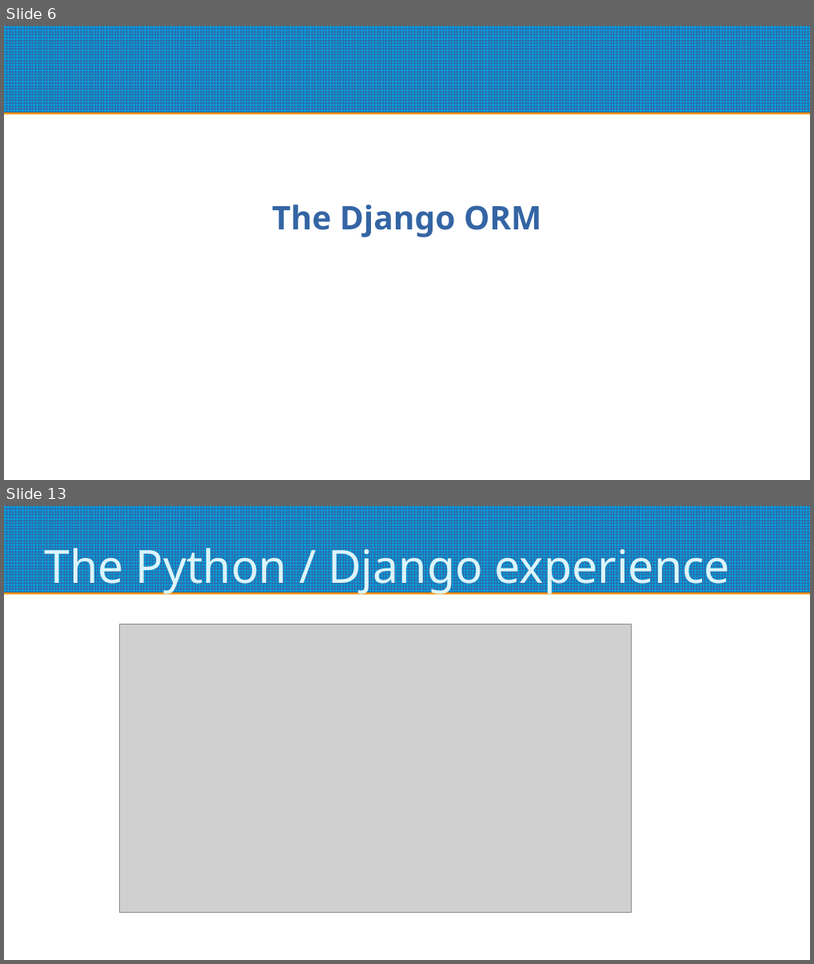
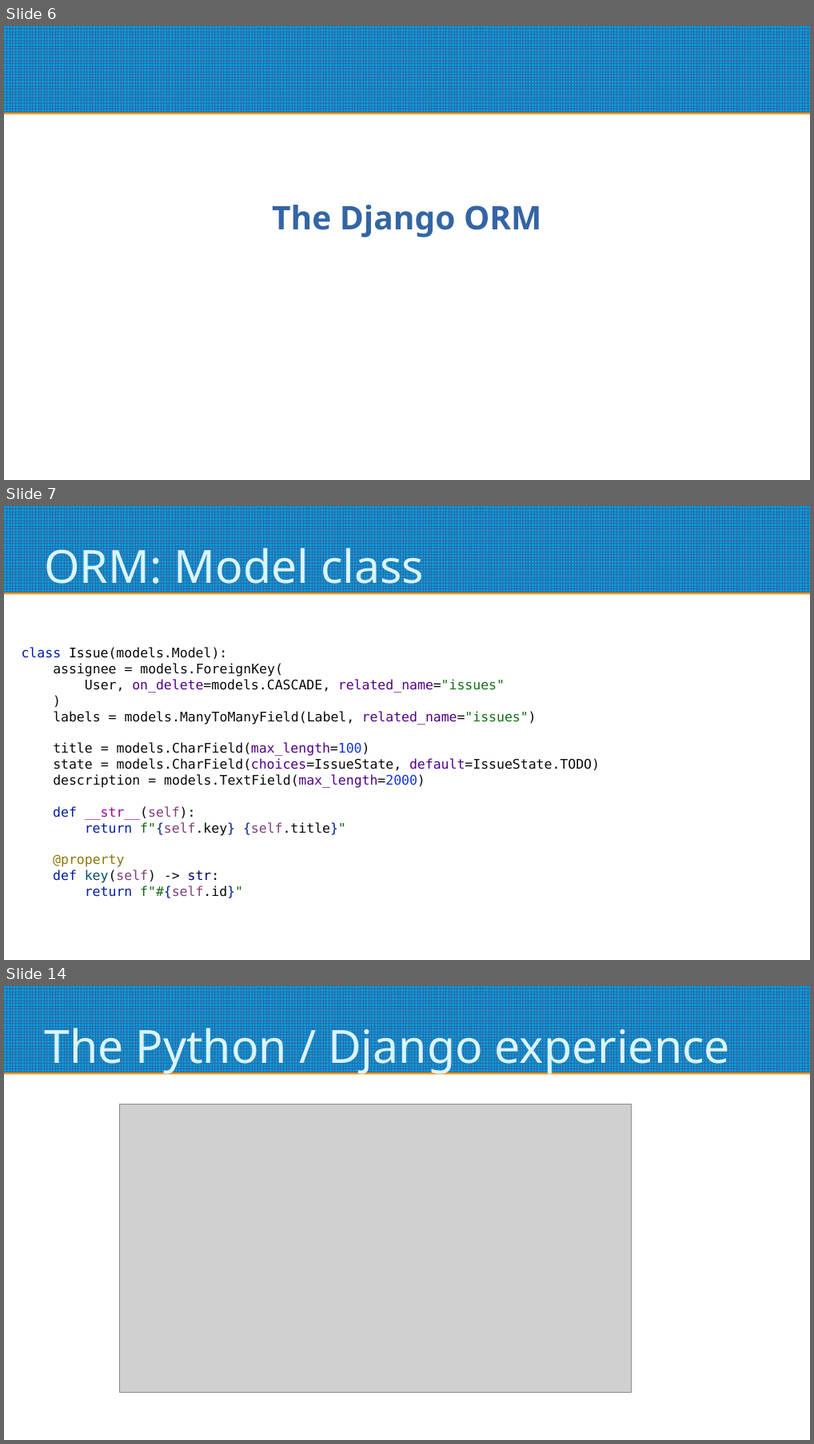
Before and after one commit to roskakori/django-reporting-with-raw-sql, a slide deck: Django reporting with raw SQL.odp. Shown one above the other, each under a label of ours: slides 6 and 13 before the commit, slides 6, 7 and 14 after it; the slides between them are not shown. The pictures are 814x964 and 814x1444 pixels, drawn with LibreOffice and Linux fonts; fonts in the diff are those of the drawing; grey boxes stand for pictures. Boxes give left, top, right and bottom in pixels: in the first picture for what was removed or moved away, otherwise in the second. Text is boxed around its words. In the diff, an @@ line names an element or a change of style, - is before the commit and + after.

```diff
--- a/Django reporting with raw SQL.odp
+++ b/Django reporting with raw SQL.odp
@@ slide 7 added at box(4, 506, 810, 960), background #FFFFFF; not listed: 1 template element that a slide beside it also shows @@
@@ title added at box(44, 540, 424, 595), 45 pt, text #DBF5F9 @@
+ORM: Model class
@@ text added at box(22, 647, 600, 898), 13 pt, text #090909 @@
+class Issue(models.Model):
+assignee = models.ForeignKey(
+User, on_delete=models.CASCADE, related_name="issues"
+)
+labels = models.ManyToManyField(Label, related_name="issues")
+title = models.CharField(max_length=100)
+state = models.CharField(choices=IssueState, default=IssueState.TODO)
+description = models.TextField(max_length=2000)
+def __str__(self):
+return f"{self.key} {self.title}"
+@property
+def key(self) -> str:
+return f"#{self.id}"
@@ what was slide 13 is now slide 14 @@
```
Also in this commit, not shown: 11 slides changed, 2 other slides added, 2 slides removed.
